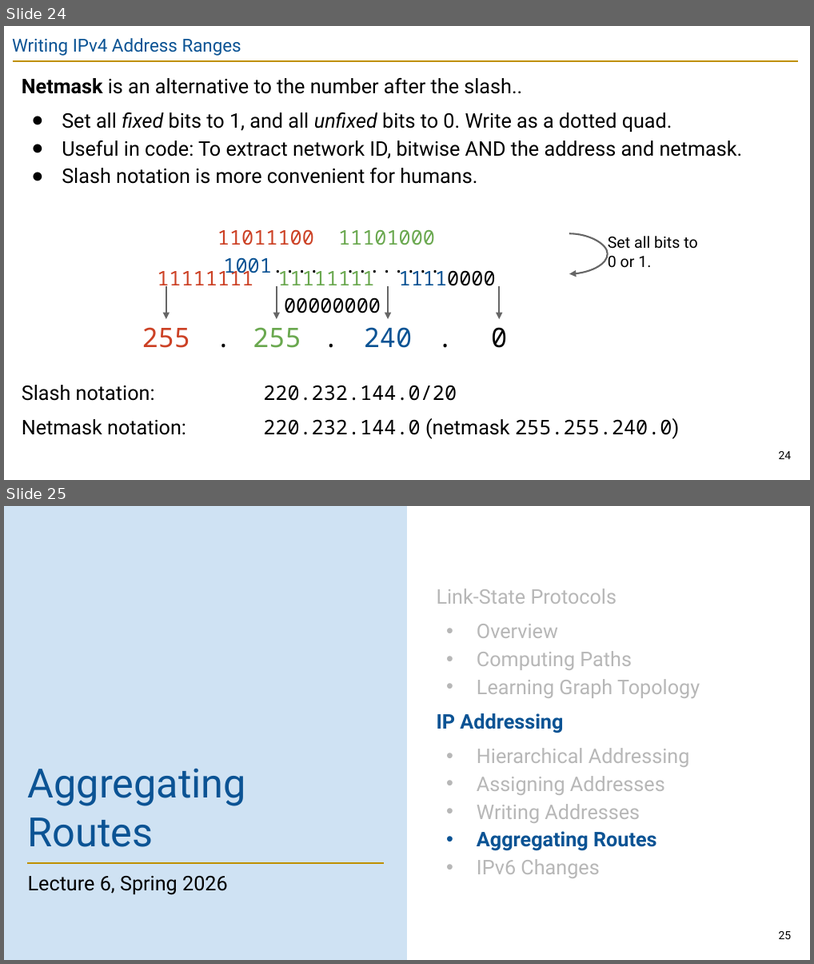
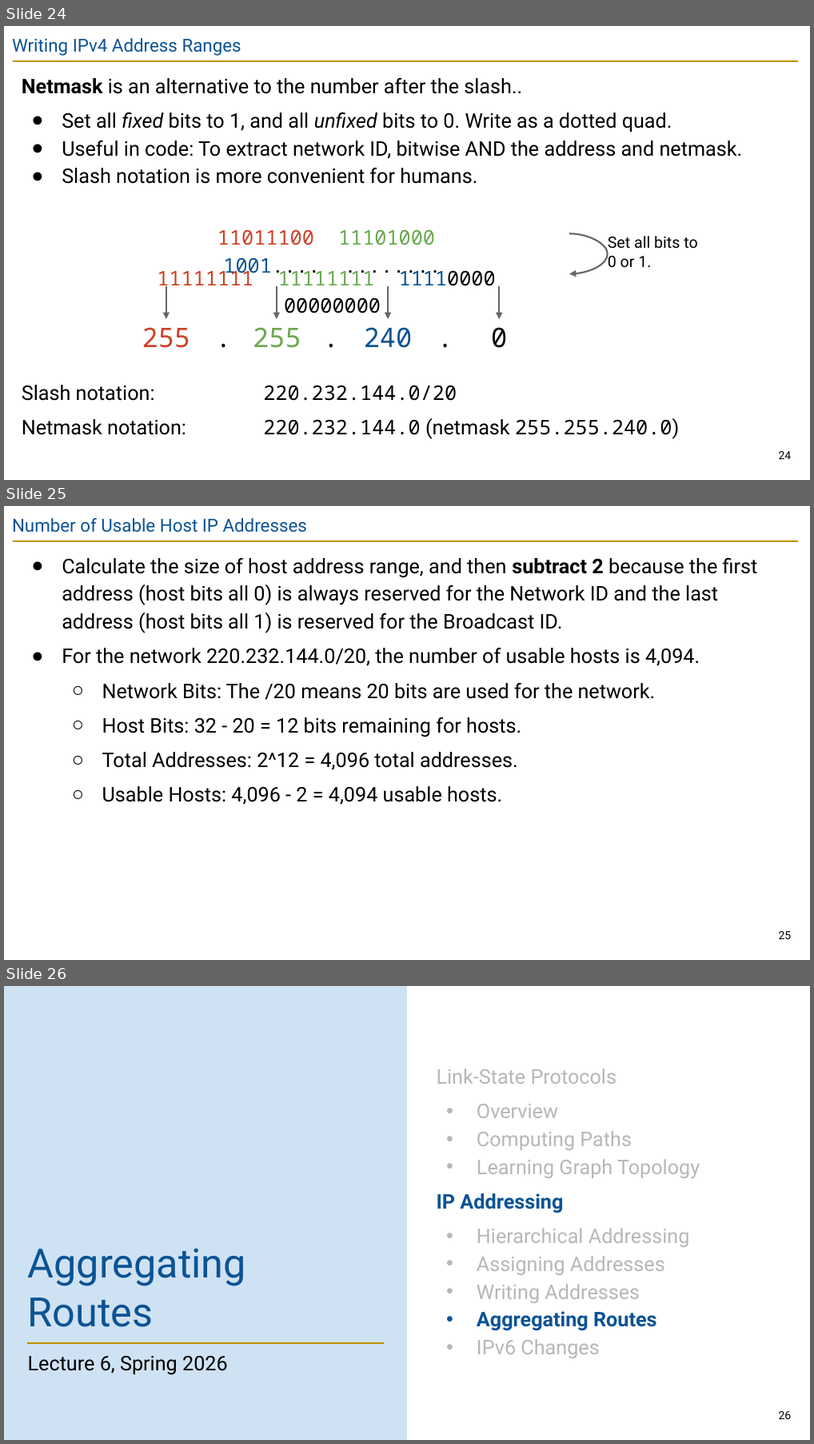
Before and after one commit to guhofstra/CSC175Sp26, a slide deck: PPTs/Lecture 6 - IP Addressing.pptx. Shown one above the other, each under a label of ours: slides 24 and 25 before the commit, slides 24, 25 and 26 after it. The pictures are 814x964 and 814x1444 pixels, drawn with LibreOffice and Linux fonts; fonts in the diff are those of the drawing. Boxes give left, top, right and bottom in pixels: in the first picture for what was removed or moved away, otherwise in the second. Text is boxed around its words. In the diff, an @@ line names an element or a change of style, - is before the commit and + after.

```diff
--- a/PPTs/Lecture 6 - IP Addressing.pptx
+++ b/PPTs/Lecture 6 - IP Addressing.pptx
@@ slide 25 added at (x1=4, y1=506, x2=810, y2=960), background #FFFFFF; not listed: 1 template element that a slide beside it also shows @@
@@ title added at (x1=12, y1=518, x2=307, y2=532), 16 pt, text #0B5394 @@
+Number of Usable Host IP Addresses
@@ text added at (x1=62, y1=558, x2=758, y2=804), 18 pt, text #000000 @@
+● Calculate the size of host address range, and then subtract 2 because the first address (host bits all 0) is always reserved for the Network ID and the last address (host bits all 1) is reserved for the Broadcast ID.
+● For the network 220.232.144.0/20, the number of usable hosts is 4,094.
+  ○ Network Bits: The /20 means 20 bits are used for the network.
+  ○ Host Bits: 32 - 20 = 12 bits remaining for hosts.
+  ○ Total Addresses: 2^12 = 4,096 total addresses.
+  ○ Usable Hosts: 4,096 - 2 = 4,094 usable hosts.
@@ page number added at (x1=779, y1=931, x2=792, y2=939), 10 pt, text #000000 @@
+25
@@ what was slide 25 is now slide 26 @@
@@ page number at (x1=779, y1=1411, x2=792, y2=1419): text changed @@
-25
+26
```
Also in this commit, not shown: 1 slide changed, 8 other files.
